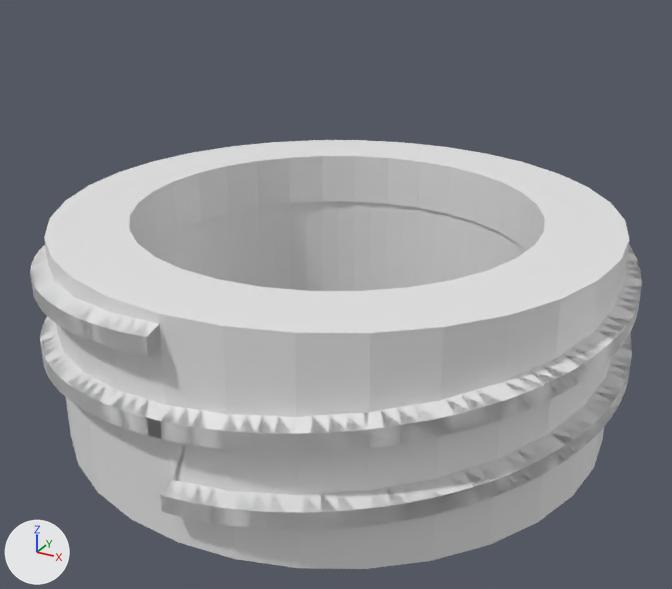
Before and after pictures for a commit that changed the Blender file sodastream_adapter/sodastream.blend.
One viewpoint serves both versions: a 50 mm lens placed at (27.3, -49.8, 29.2), pointed at (0.6, -1.2, 4.9). Lighting does not change. The marker at lower left points along +X, +Y and +Z.

The first picture shows 'Cap', 'ss screw.001', 'ss screw.002'.
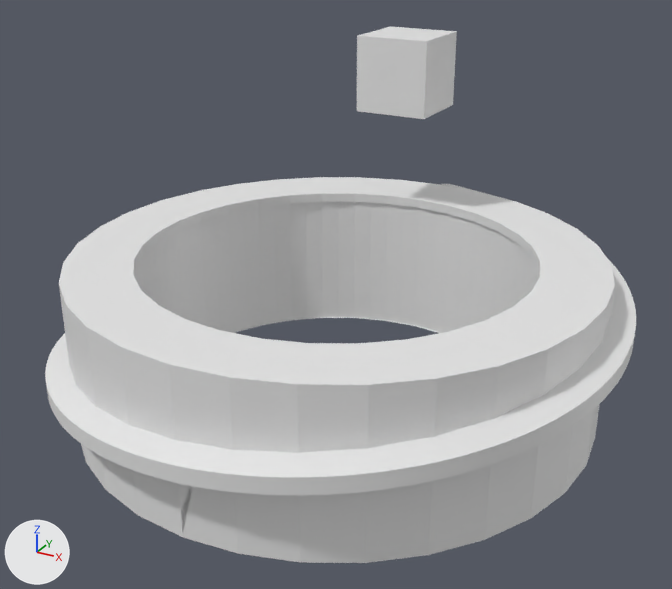
Where the change shows, as pixel boxes [x1, y1, x2, y2] in the pictures (672 x 589 px):
```json
{"object": "Cap", "change": "moved, reshaped, rescaled", "before": [30, 140, 642, 569], "after": [45, 177, 636, 563], "on screen": "10% shorter"}
{"object": "ss screw.002", "change": "hidden", "before": [31, 246, 632, 530]}
{"object": "ruler", "change": "added", "after": [357, 27, 457, 119]}
{"object": "ss screw.001", "change": "hidden", "before": [40, 247, 641, 452]}
```

Edits to the scene script, one JSON object a line:
```json
{"op": "set", "path": "ob_ss_screw_001.location", "old": "(0.0, 0.0, 9.3)", "new": "(0.0, 0.0, 6.82)"}
{"op": "add", "block": "ob_ss_screw_001", "code": "ob_ss_screw_001.hide_viewport = True"}
{"op": "set", "path": "ob_ss_screw_002.location", "old": "(0.0, 0.0, 9.3)", "new": "(0.0, 0.0, 6.82)"}
{"op": "add", "block": "ob_ss_screw_002", "code": "ob_ss_screw_002.hide_viewport = True"}
{"op": "set", "path": "ob_cap.location", "old": "(0.0, 0.0, 3.35)", "new": "(0.0, 0.0, 1.85)"}
{"op": "set", "path": "ob_cap.scale", "old": "(18.0, 18.0, 6.85)", "new": "(17.5, 17.5, 5.35)"}
{"op": "add", "block": "ob_ruler", "code": ["ob_ruler = bpy.data.objects.new('ruler', me_cube.copy())  # the mesh of ob_r1", "ob_ruler.location = (-1.1, 12.47, 16.9)", "ob_ruler.scale = (2.66, 2.66, 2.66)"]}
```
